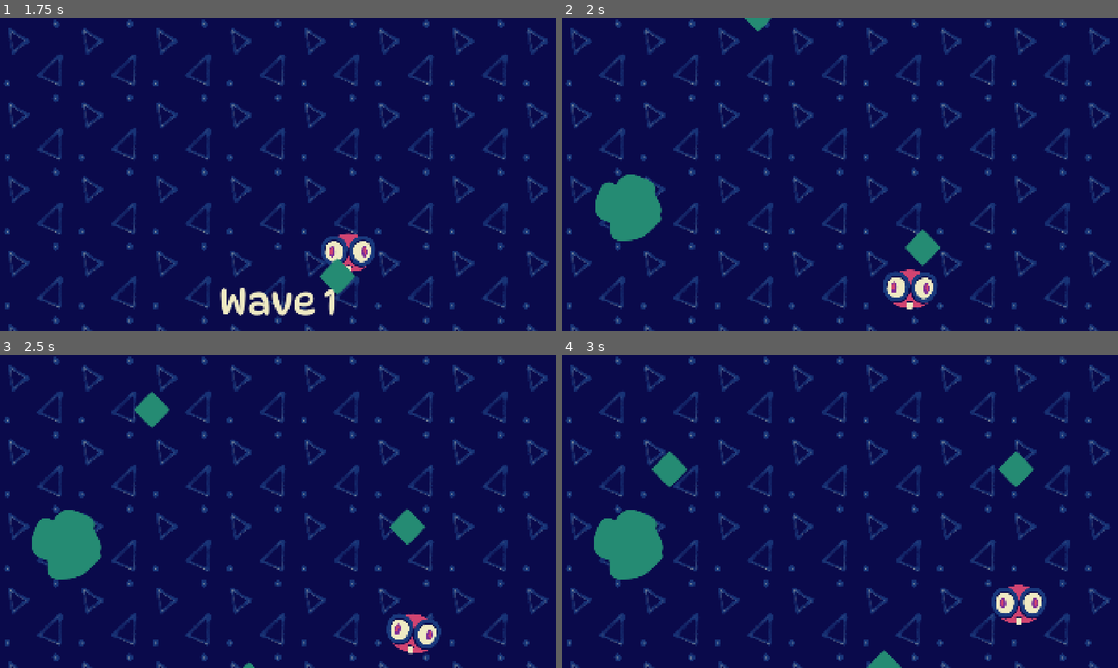
Above: before the commit, frames 1-4 (two rows, left to right).
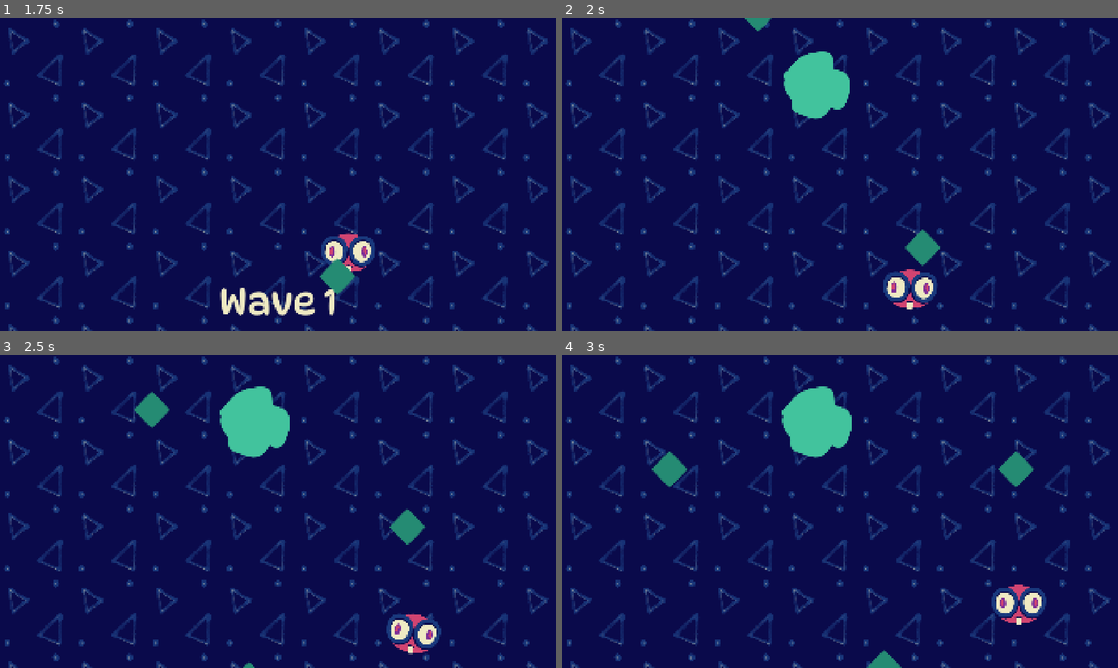
Above: after the commit, the same moments.

Repository: squarepear/ggj-26
Game: Godot game, scene res://world/world.tscn
Same seed, same stepped clock (60 frames per second), same inputs: the game is played once before the commit and once after it.
Inputs:
- Up to frame 1 (1.75 s): hold D (move_right) 0.53-1.28 s; hold S (move_down) from 1.28 s (still down)
- Up to frame 2 (2 s): keep holding S (move_down)
- Up to frame 3 (2.5 s): release S (move_down) at 2.03 s; hold D (move_right) from 2.03 s (still down)
- Up to frame 4 (3 s): release D (move_right) at 2.78 s; hold W (move_up) from 2.78 s (still down)

Frame 1 is identical in both runs. In frame 2, 3.8% of the frame differs, in the area x 6-52%, y 10-72%; in frame 3, 4.2%, in the area x 5-53%, y 10-72%; in frame 4, 4.2%.

Commit message:
Add splat sound effects

Diff:
--- a/project/player/vision_blocker/vision_blocker.gd
+++ b/project/player/vision_blocker/vision_blocker.gd
@@ -16,6 +16,7 @@
 
 @onready var _hidden := Node2D.new()
 @onready var _visible := Node2D.new()
+@onready var _sound_effect: AudioStreamPlayer = $SoundEffect
 
 
 func _ready() -> void:
@@ -47,7 +48,7 @@
 	_hidden.remove_child(splot)
 	_visible.add_child(splot)
 	splot.splat()
-
+	_sound_effect.play()
 
 func _spread() -> void:
 	if not Engine.is_editor_hint():
--- a/project/player/vision_blocker/vision_blocker.tscn
+++ b/project/player/vision_blocker/vision_blocker.tscn
@@ -4,6 +4,17 @@
 [ext_resource type="PackedScene" uid="uid://dasglho3nspfe" path="res://player/vision_blocker/splot.tscn" id="2_30shy"]
 [ext_resource type="Texture2D" uid="uid://chcmcsu40oqxo" path="res://player/vision_blocker/splot2.png" id="3_73yp6"]
 [ext_resource type="Texture2D" uid="uid://bo24cax0s15j5" path="res://player/vision_blocker/splot.png" id="3_xp73r"]
+[ext_resource type="AudioStream" uid="uid://3tedbcst7m1l" path="res://player/vision_blocker/GGJ_2026_Splat01.ogg" id="5_6gau4"]
+[ext_resource type="AudioStream" uid="uid://yvtii1pglyxs" path="res://player/vision_blocker/GGJ_2026_splat02.ogg" id="6_7jvo1"]
+[ext_resource type="AudioStream" uid="uid://43vhf6gjd4je" path="res://player/vision_blocker/GGJ_2026_Splat03.ogg" id="7_il6a2"]
+
+[sub_resource type="AudioStreamRandomizer" id="AudioStreamRandomizer_ttupn"]
+random_pitch = 1.0293022
+random_volume_offset_db = 0.5
+streams_count = 3
+stream_0/stream = ExtResource("5_6gau4")
+stream_1/stream = ExtResource("6_7jvo1")
+stream_2/stream = ExtResource("7_il6a2")
 
 [node name="VisionBlocker" type="CanvasLayer" unique_id=92788859]
 script = ExtResource("1_30shy")
@@ -333,3 +344,6 @@
 position = Vector2(1896.8755, 1025.4502)
 rotation = 5.393152
 texture = ExtResource("3_73yp6")
+
+[node name="SoundEffect" type="AudioStreamPlayer" parent="." unique_id=2083913564]
+stream = SubResource("AudioStreamRandomizer_ttupn")
Not shown, added: project/player/vision_blocker/GGJ_2026_Splat01.ogg.import
Not shown, added: project/player/vision_blocker/GGJ_2026_Splat03.ogg.import
Not shown, added: project/player/vision_blocker/GGJ_2026_splat02.ogg.import
Not shown, added: project/player/vision_blocker/GGJ_2026_Splat01.ogg
Not shown, added: project/player/vision_blocker/GGJ_2026_Splat03.ogg
Not shown, added: project/player/vision_blocker/GGJ_2026_splat02.ogg
